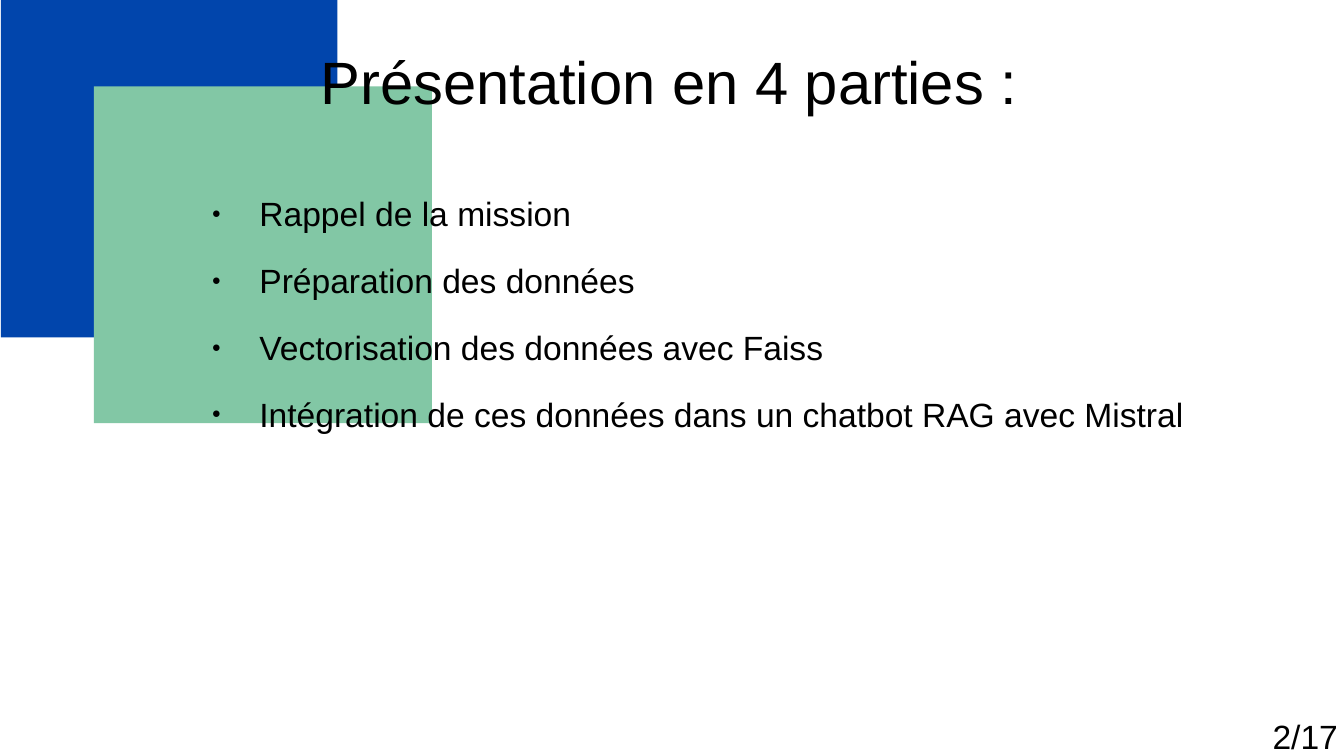
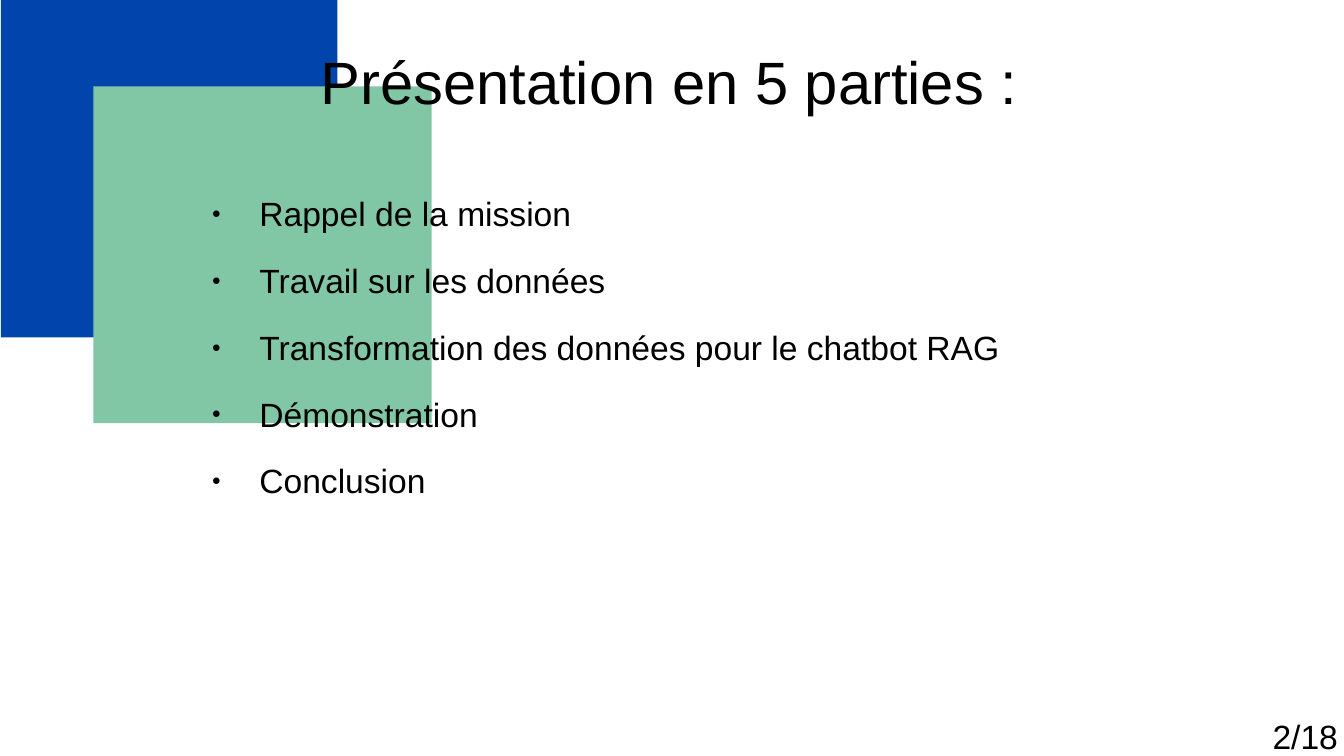
Before and after one commit to Florian-Biggio/Events-with-RAG, a slide deck: slide 2 of Biggio_Florian_1_presentation_052025.odp. Drawn at 1344x756 pixels with LibreOffice and Linux fonts; fonts in the diff are those of the drawing. Boxes give left, top, right and bottom in pixels: in the first picture for what was removed or moved away, otherwise in the second. Text is boxed around its words. In the diff, an @@ line names an element or a change of style, - is before the commit and + after.

```diff
--- a/Biggio_Florian_1_presentation_052025.odp
+++ b/Biggio_Florian_1_presentation_052025.odp
@@ text at (320, 57, 984, 116): text changed @@
-Présentation en 4 parties :
+Présentation en 5 parties :
@@ text at (259, 266, 999, 433): text changed @@
-● Préparation des données
-● Vectorisation des données avec Faiss
-● Intégration de ces données dans un chatbot RAG avec Mistral
+● Travail sur les données
+● Transformation des données pour le chatbot RAG
+● Démonstration
+● Conclusion
@@ text at (1273, 724, 1338, 750): text changed @@
-2/17
+2/18
```
Also in this commit, not shown: 6 other slides changed, 11 slides added, 12 slides removed, 25 other files.
